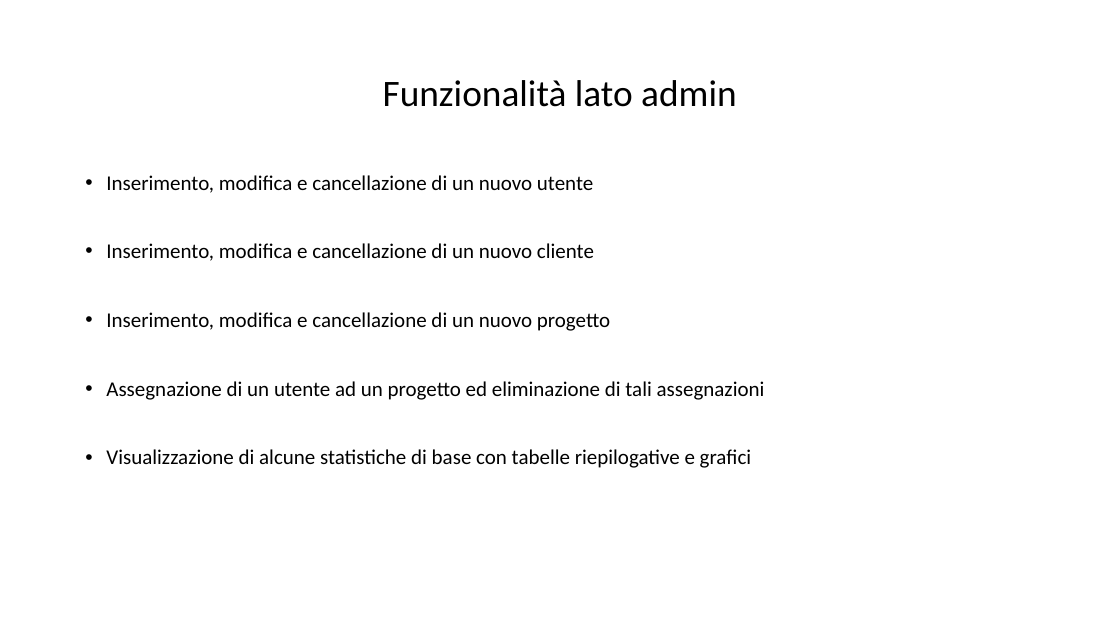
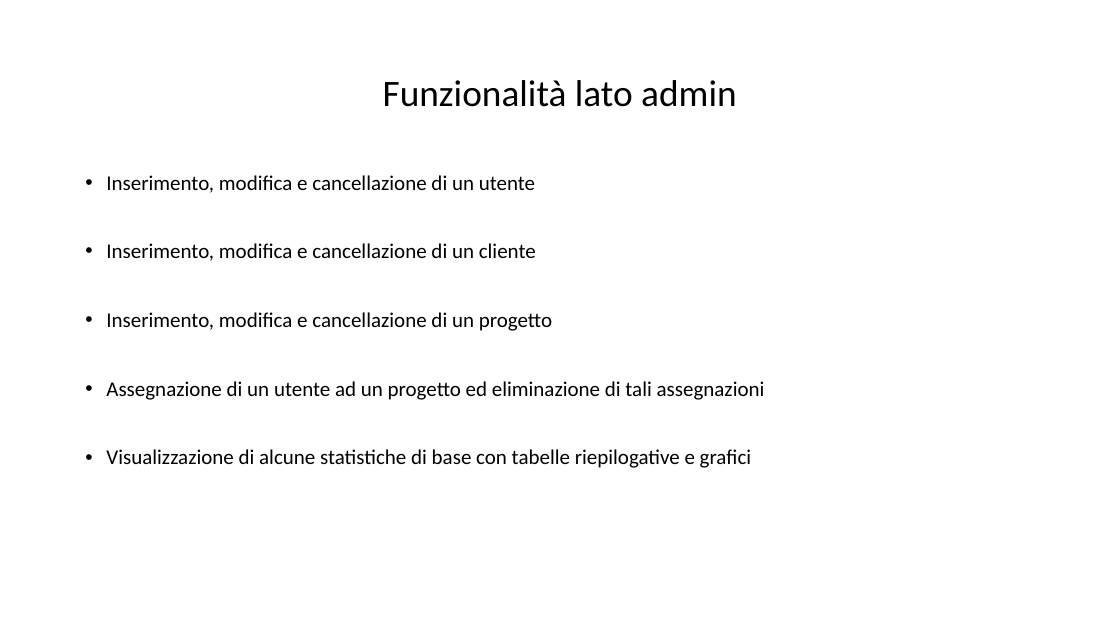
Before and after one commit to Ch3n99/Tecnologie_web, a slide deck: slide 4 of tw.pptx. Drawn at 1120x630 pixels with LibreOffice and Linux fonts; fonts in the diff are those of the drawing. Boxes give left, top, right and bottom in pixels: in the first picture for what was removed or moved away, otherwise in the second. Text is boxed around its words. In the diff, an @@ line names an element or a change of style, - is before the commit and + after.

```diff
--- a/tw.pptx
+++ b/tw.pptx
@@ text at <box>106,175,552,331</box>: text changed @@
-• Inserimento, modifica e cancellazione di un nuovo utente
-• Inserimento, modifica e cancellazione di un nuovo cliente
-• Inserimento, modifica e cancellazione di un nuovo progetto
+• Inserimento, modifica e cancellazione di un utente
+• Inserimento, modifica e cancellazione di un cliente
+• Inserimento, modifica e cancellazione di un progetto
```
Also in this commit, not shown: 1 other file.
